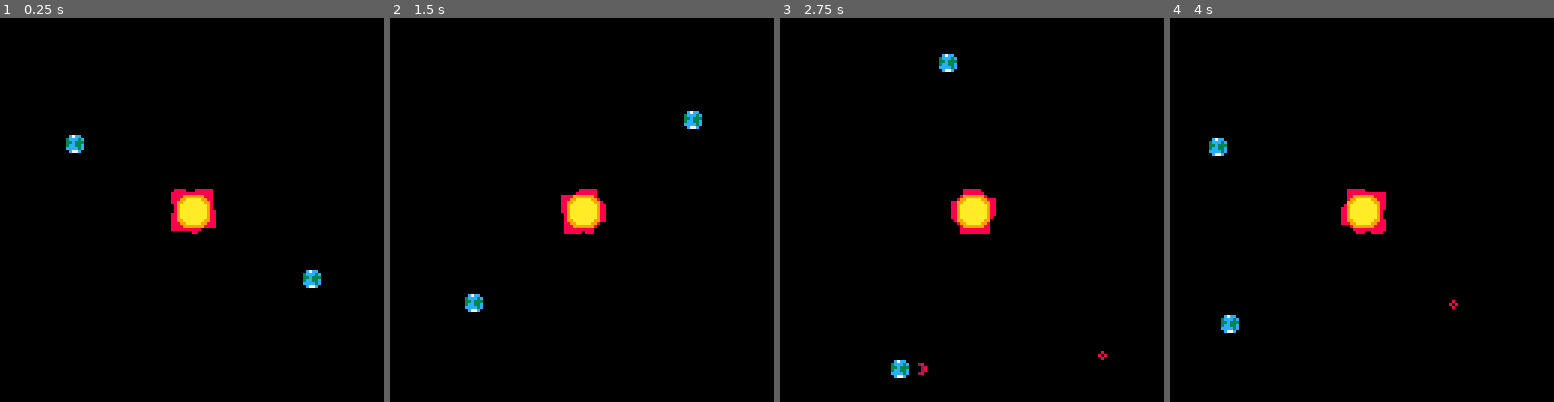
Above: before the commit, frames 1-4 (left to right).
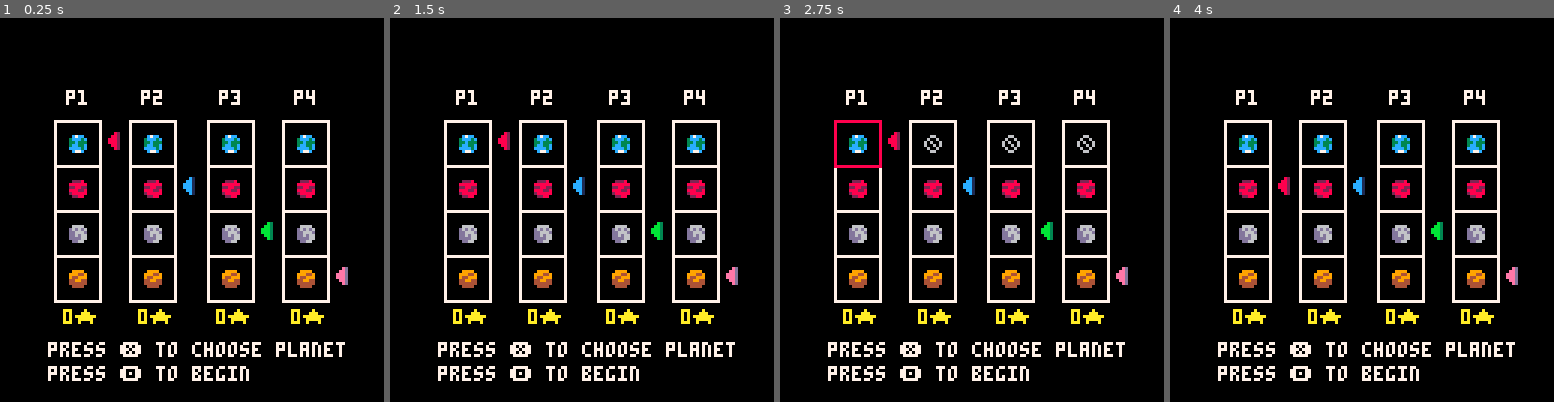
Above: after the commit, the same moments.

Repository: felix-berg/kjam
Game: PICO-8 cartridge proofofconcept.p8
The game is run twice, just before and just after one commit, with the same random seed, the same clock (stepped at 60 frames per second) and the same inputs.
Inputs:
- Up to frame 1 (0.25 s): no input
- Up to frame 2 (1.5 s): tap X (X key) at 0.33, 1.07 s; tap O (Z key) at 0.7 s
- Up to frame 3 (2.75 s): hold Right 1.6-2.1 s; tap O (Z key) at 1.7, 2.1, 2.5 s; tap X (X key) at 1.85 s; hold Up 2.15-2.42 s; hold Right from 2.47 s (still down)
- Up to frame 4 (4 s): tap O (Z key) at 2.9, 3.3, 3.7 s; tap X (X key) at 2.97 s; release Right at 3.03 s; hold Left 3.08-3.58 s; hold Down 3.63-3.97 s

The runs differ from the first frame. In frame 1, 13% of the frame differs, in the area x 12-91%, y 18-95%; in frame 2, 13%; in frame 3, 13%; in frame 4, 13%, in the area x 10-91%, y 18-95%.

Commit message:
added pausescreen

Diff:
--- /dev/null
+++ b/pausescreen.lua
@@ -0,0 +1,149 @@
+
+local sprite_choices = {-- list of available sprite_choices
+    { id = 1,  chosen = false },
+    { id = 17, chosen = false },
+    { id = 33, chosen = false },
+    { id = 49, chosen = false }
+}
+
+
+local UNAVAILABLE_SPRITE = 62
+local pause_screen_players = {}
+local num_players = 4
+
+local player_wins = {0, 0, 0, 0}
+
+local player_marker_colors = { 8, 12, 11, 14 }
+local player_marker_shadow_colors = { 2, 1, 3, 13 }
+
+function initialize_pause_screen()
+    for i = 1, num_players do
+        add(pause_screen_players, {
+            player_index = i - 1,
+            choice_index = (i - 1) % #sprite_choices + 1,
+            commited = false,
+            marker_color = player_marker_colors[i],
+            marker_shadow_color = player_marker_shadow_colors[i]
+        })
+    end
+end
+
+function update_pause_screen()
+    for _, player in ipairs(pause_screen_players) do
+        local choiceidx = player.choice_index
+
+        if btnp(controls.x, player.player_index) then
+            local choice = sprite_choices[choiceidx]
+            if not choice.chosen and not player.commited then
+                choice.chosen = true
+                player.commited = true
+            elseif choice.chosen and player.commited then
+                choice.chosen = false
+                player.commited = false
+            end
+        end
+
+        if not player.commited and btnp(controls.up, player.player_index) then
+            local idx = choiceidx - 1
+            player.choice_index = (idx - 1) % #sprite_choices + 1 -- wrap around
+        elseif not player.commited and btnp(controls.down, player.player_index) then
+            local idx = choiceidx + 1
+            player.choice_index = (idx - 1) % #sprite_choices + 1
+        end
+    end
+
+    if btnp(controls.o) then
+        local result = {}
+        for i, player in ipairs(pause_screen_players) do
+            if player.commited then
+                add(result, {
+                    index = i,
+                    control_index = player.player_index,
+                    sprite = sprite_choices[player.choice_index].id
+                })
+            end
+        end
+
+        return result
+    else
+        return nil
+    end
+end
+
+local considering_color = 7
+local not_considering_color = 7
+local picked_color = 9
+
+function draw_pause_screen()
+    cls()
+
+    cursor(-48, 52)
+    print("press ❎ to choose planet")
+    cursor(-48, 60)
+    print("press 🅾️ to begin")
+
+    local slot_width = 128 / (num_players + 1)
+
+    local x = -slot_width * (num_players - 1) / 2
+    local y = 8
+
+    local box_width = 15
+    local box_height = 15
+
+    local topy = y - box_height * ((#sprite_choices + 1) / 2)
+
+    for playeridx, player in ipairs(pause_screen_players) do
+
+        local leftx = x - box_width / 2
+        local rightx = leftx + box_width
+        local boty = topy + box_height * (#sprite_choices + 1)
+
+        if playeridx == 1 then
+            cursor(leftx - 18, topy - 10)
+        end
+
+        cursor(leftx + 4, topy - 10)
+        print("p" .. player.player_index + 1, 7)
+
+        cursor(leftx + 3, topy + box_height * 4 + 3)
+        print(player_wins[playeridx] .. "★", 10)
+
+        local tlx = leftx
+        local tly = topy
+
+        line(leftx, topy, rightx, topy, not_considering_color)
+
+        for i, sprite in ipairs(sprite_choices) do
+            local brx = tlx + box_width
+            local bry = tly + box_height
+
+            if i == player.choice_index then
+                local color = 0
+                if player.commited then color = player.marker_color
+                else color = considering_color end
+
+                rect(tlx, tly, brx, bry, color)
+
+                pal(12, player.marker_color)
+                pal(1, player.marker_shadow_color)
+                spr(61, tlx + 18, tly + 4)
+                pal()
+            else
+                line(tlx, tly + 1, tlx, bry, not_considering_color)
+                line(brx, tly + 1, brx, bry, not_considering_color)
+                line(tlx, bry, brx, bry, not_considering_color)
+            end
+
+            local id = sprite.id
+            if sprite.chosen and not (player.commited and player.choice_index == i)  then
+                id = UNAVAILABLE_SPRITE
+            end
+
+            spr(id, tlx + 4, tly + 4)
+
+            tly += box_height
+        end
+
+        x += slot_width
+    end
+end
--- a/proofofconcept.p8
+++ b/proofofconcept.p8
@@ -6,6 +6,7 @@
 #include body.lua
 #include util.lua
 #include drawstate.lua
+#include pausescreen.lua
 
 local world_scale = 8
 local world_size = 128 / world_scale
@@ -22,7 +23,6 @@
 -- objects with references to physics bodies
 local players = {}
 
-local projectiles = {}
 local projectile_mass = 0.15
 local projectile_radius = 0.2
 function add_projectile(pos, vel)
@@ -34,22 +34,18 @@
     )
 
     add(bodies, p)
-    add(projectiles, {
-        body = p
-    })
 end
 
 function projectile_should_die(proj)
-    local p = proj.body.pos
+    local p = proj.pos
     return p.x < world_tl.x - world_size / 2 or p.x > world_br.x + world_size / 2 or
            p.y < world_tl.y - world_size / 2 or p.y > world_br.y + world_size / 2
 end
 
 function remove_dead_projectiles()
-   for _, proj in ipairs(projectiles) do
-        if projectile_should_die(proj) then
-            del(bodies, proj.body)
-            del(projectiles, proj)
+   for _, body in ipairs(bodies) do
+        if body.type == PROJECTILE and projectile_should_die(body) then
+            del(bodies, body.body)
         end
    end
 end
@@ -204,21 +200,6 @@
     end
 end
 
-add_player(
-    makevec2d(-4, -4),
-    makevec2d(-4, 4),
-    0
-)
-
-add_player(
-    makevec2d(4, 4),
-    makevec2d(4, -4),
-    1
-)
-
-add_sun(makevec2d(0, 0), 16, 0.8)
-
-
 local dt = 1 / 60
 function update_bodies()
     -- dynamic bodies attract to static bodies and each other
@@ -241,22 +222,26 @@
     camera(-64, -64)
 end
 
+initialize_pause_screen()
 local prev_num_bodies = 0
+
 function _update60()
-    update_player_controls()
-    remove_dead_projectiles()
-    update_collisions()
-
-
-    if #bodies != prev_num_bodies then
-        printh("Bodies:")
-        for _, body in ipairs(bodies) do
-            printh(" - Pos: " .. body.pos.x .. ", " .. body.pos.y .. ", radius: " .. body.radius .. ", mass: " .. body.mass .. ", type: " .. body_type_string(body))
-        end
-        prev_num_bodies = #bodies
-    end
-
-    update_bodies()
+    local result = update_pause_screen()
+
+    -- update_player_controls()
+    -- remove_dead_projectiles()
+    -- update_collisions()
+
+
+    -- if #bodies != prev_num_bodies then
+    --     printh("Bodies:")
+    --     for _, body in ipairs(bodies) do
+    --         printh(" - Pos: " .. body.pos.x .. ", " .. body.pos.y .. ", radius: " .. body.radius .. ", mass: " .. body.mass .. ", type: " .. body_type_string(body))
+    --     end
+    --     prev_num_bodies = #bodies
+    -- end
+
+    -- update_bodies()
 end
 
 ---draw---
@@ -278,36 +263,38 @@
 end
 
 function _draw()
-    cls()
-    fillp()
-    palt(0, true)
-
-    for _, body in ipairs(bodies) do
-        local s = screen_space(body.pos)
-        local r = screen_space(body.radius)
-        if body.type == PLANET then
-            spr(1, s.x - 3, s.y - 3)
-        elseif body.type == SUN then
-            draw_sun(s.x, s.y)
-        else
-            circ(s.x, s.y, r)
-        end
-    end
-
-    for _, player in ipairs(players) do
-        local s = screen_space(player.body.pos)
-        local d = screen_space(player.controldir * 0.8)
-        if player.controldir.x != 0 and player.controldir.y != 0 then
-            sspr(72, 4, 4, 4, s.x + d.x - 1, s.y + d.y - 1, 4, 4, player.controldir.x < 0, player.controldir.y < 0)
-            -- line(s.x, s.y, s.x + d.x, s.y + d.y, 7)
-        elseif player.controldir.x != 0 then
-            sspr(72, 0, 4, 4, s.x + d.x - 1, s.y + d.y - 1, 4, 4, player.controldir.x < 0)
-            -- line(s.x, s.y, s.x + d.x, s.y + d.y, 7)
-        elseif player.controldir.y != 0 then
-            sspr(76, 0, 4, 4, s.x + d.x - 1, s.y + d.y - 1, 4, 4, false, player.controldir.y < 0)
-            -- line(s.x, s.y, s.x + d.x, s.y + d.y, 7)
-        end
-    end
+    draw_pause_screen()
+
+    -- cls()
+    -- fillp()
+    -- palt(0, true)
+
+    -- for _, body in ipairs(bodies) do
+    --     local s = screen_space(body.pos)
+    --     local r = screen_space(body.radius)
+    --     if body.type == PLANET then
+    --         spr(1, s.x - 3, s.y - 3)
+    --     elseif body.type == SUN then
+    --         draw_sun(s.x, s.y)
+    --     else
+    --         circ(s.x, s.y, r)
+    --     end
+    -- end
+
+    -- for _, player in ipairs(players) do
+    --     local s = screen_space(player.body.pos)
+    --     local d = screen_space(player.controldir * 0.8)
+    --     if player.controldir.x != 0 and player.controldir.y != 0 then
+    --         sspr(72, 4, 4, 4, s.x + d.x - 1, s.y + d.y - 1, 4, 4, player.controldir.x < 0, player.controldir.y < 0)
+    --         -- line(s.x, s.y, s.x + d.x, s.y + d.y, 7)
+    --     elseif player.controldir.x != 0 then
+    --         sspr(72, 0, 4, 4, s.x + d.x - 1, s.y + d.y - 1, 4, 4, player.controldir.x < 0)
+    --         -- line(s.x, s.y, s.x + d.x, s.y + d.y, 7)
+    --     elseif player.controldir.y != 0 then
+    --         sspr(76, 0, 4, 4, s.x + d.x - 1, s.y + d.y - 1, 4, 4, false, player.controldir.y < 0)
+    --         -- line(s.x, s.y, s.x + d.x, s.y + d.y, 7)
+    --     end
+    -- end
 end
 
 __gfx__
@@ -335,10 +322,10 @@
 000000000dddd6600000000000000000000000000000000000000000000000000000000000000000000000000000000000000000000000000000000000000000
 0000000000dd66000000000000000000000000000000000000000000000000000000000000000000000000000000000000000000000000000000000000000000
 00000000000000000000000000000000000000000000000000000000000000000000000000000000000000000000000000000000000000000000000000000000
-00000000000000000000000000000000000000000000000000000000000000000000000000000000000000000000000000000000000000000000000000000000
-00000000009999000000000000000000000000000000000000000000000000000000000000000000000000000000000000000000000000000000000000000000
-00000000099944900000000000000000000000000000000000000000000000000000000000000000000000000000000000000000000000000000000000000000
-00000000094499900000000000000000000000000000000000000000000000000000000000000000000000000000000000000000000000000000000000000000
-00000000044994400000000000000000000000000000000000000000000000000000000000000000000000000000000000000000000000000000000000000000
-00000000044444400000000000000000000000000000000000000000000000000000000000000000000000000000000000000000000000000000000000000000
-00000000004444000000000000000000000000000000000000000000000000000000000000000000000000000000000000000000000000000000000000000000
+0000000000000000000000000000000000000000000000000000000000000000000000000000000000000000000000000000000000c100000000000000000000
+000000000099990000000000000000000000000000000000000000000000000000000000000000000000000000000000000000000cc100000006600000000000
+00000000099944900000000000000000000000000000000000000000000000000000000000000000000000000000000000000000ccc100000060060000000000
+00000000094499900000000000000000000000000000000000000000000000000000000000000000000000000000000000000000ccc100000606006000000000
+000000000449944000000000000000000000000000000000000000000000000000000000000000000000000000000000000000000cc100000600606000000000
+0000000004444440000000000000000000000000000000000000000000000000000000000000000000000000000000000000000000c100000060060000000000
+00000000004444000000000000000000000000000000000000000000000000000000000000000000000000000000000000000000000000000006600000000000
